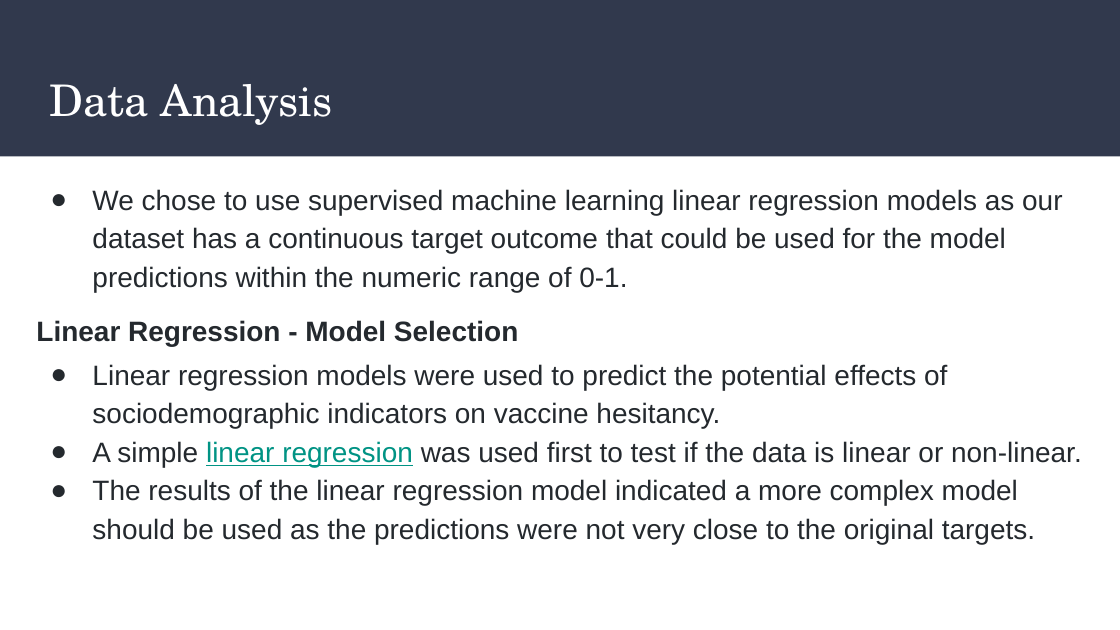
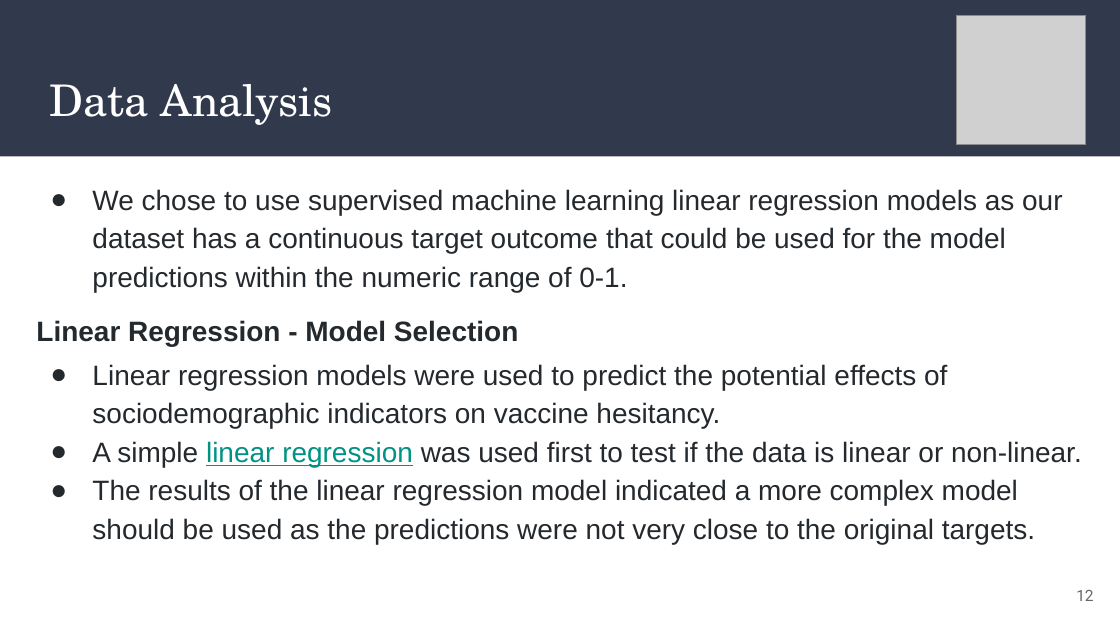
Before and after one commit to AaraniSivasekaram/Predictive_Modelling_Project, a slide deck: slide 12 of Vaccine Hesitancy Presentation.pptx (slide 7 before the commit). Drawn at 1120x630 pixels with LibreOffice and Linux fonts; fonts in the diff are those of the drawing; grey boxes stand for pictures. Boxes give left, top, right and bottom in pixels: in the first picture for what was removed or moved away, otherwise in the second. Text is boxed around its words. In the diff, an @@ line names an element or a change of style, - is before the commit and + after.

```diff
--- a/Vaccine Hesitancy Presentation.pptx
+++ b/Vaccine Hesitancy Presentation.pptx
@@ picture added at (x1=956, y1=16, x2=1086, y2=146) @@
@@ page number added at (x1=1076, y1=590, x2=1093, y2=601), 10 pt, text #666666 @@
+12
```
Also in this commit, not shown: 11 other slides changed, 7 slides added, 1 slide removed.
